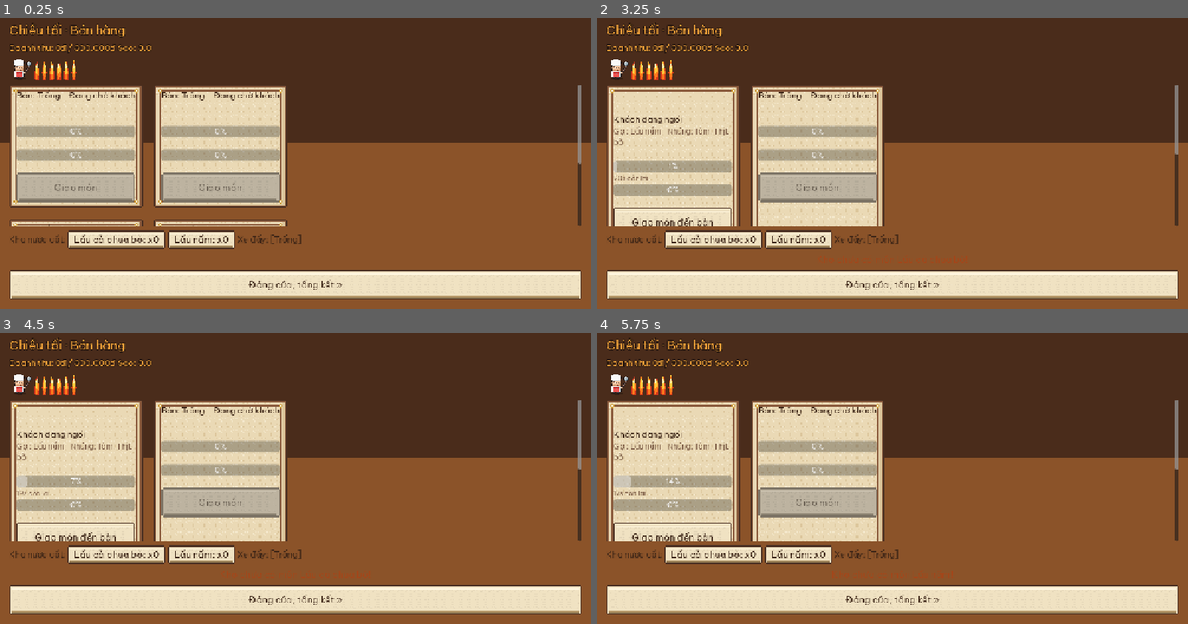
Above: before the commit, frames 1-4 (two rows, left to right).
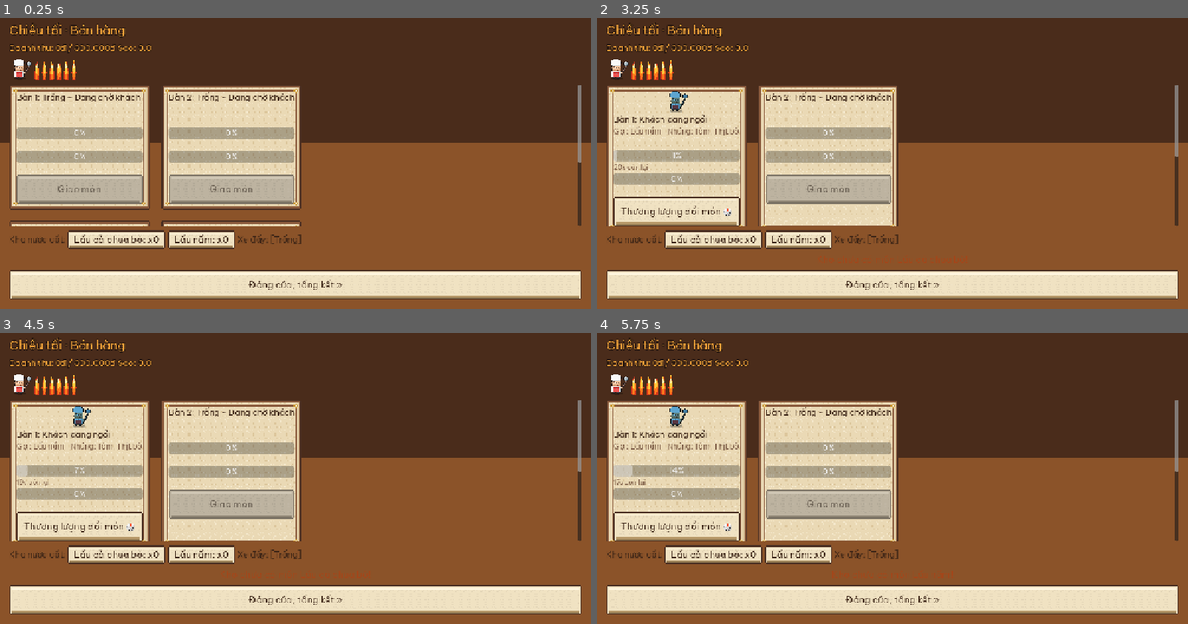
Above: after the commit, the same moments.

Repository: Znoywho/HotPot_SUNSUT
Game: Godot game, scene res://scenes/sell/sell_phase.tscn
Same seed, same stepped clock (60 frames per second), same inputs: the game is played once before the commit and once after it. This scene is started directly instead of the project's main scene.
Inputs:
- Up to frame 1 (0.25 s): no input
- Up to frame 2 (3.25 s): click "Lẩu cà chua bò: x0" at 0.5 s; click "Lẩu nấm: x0" at 1.25 s; click "Đóng cửa, tổng kết »" at 2 s; click "Lẩu cà chua bò: x0" at 2.75 s
- Up to frame 3 (4.5 s): click "Giao món đến bàn" (after the commit: "Thương lượng đổi món 🎲") at 3.5 s; click "Giao món đến bàn" (after the commit: "Thương lượng đổi món 🎲") at 4.25 s
- Up to frame 4 (5.75 s): click "Lẩu nấm: x0" at 5 s

The runs differ from the first frame. In frame 1, 8.5% of the frame differs, in the area x 1-99%, y 23-72%; in frame 2, 9.9%; in frame 3, 9.9%, in the area x 2-99%, y 23-72%; in frame 4, 9.9%.

Commit message:
fix(sell): gan texture cho khach, noi lau soi va gan mau ao khach theo ban

Diff:
--- a/scenes/sell/sell_phase.gd
+++ b/scenes/sell/sell_phase.gd
@@ -160,11 +160,31 @@
 		var vbox := VBoxContainer.new()
 		card.add_child(vbox)
 
+		var table_art_row := HBoxContainer.new()
+		table_art_row.alignment = BoxContainer.ALIGNMENT_CENTER
+		table_art_row.add_theme_constant_override("separation", 8)
+		vbox.add_child(table_art_row)
+
 		var char_rect := TextureRect.new()
 		char_rect.custom_minimum_size = Vector2(48, 48)
+		char_rect.texture = load("res://assets/sprites/characters/player.png")
 		char_rect.stretch_mode = TextureRect.STRETCH_KEEP_ASPECT_CENTERED
 		char_rect.visible = false
-		vbox.add_child(char_rect)
+		table_art_row.add_child(char_rect)
+
+		var pot_rect := TextureRect.new()
+		pot_rect.custom_minimum_size = Vector2(36, 36)
+		pot_rect.texture = load("res://assets/sprites/ui/broth_pot.png")
+		pot_rect.stretch_mode = TextureRect.STRETCH_KEEP_ASPECT_CENTERED
+		pot_rect.visible = false
+		table_art_row.add_child(pot_rect)
+
+		var smoke_rect := TextureRect.new()
+		smoke_rect.custom_minimum_size = Vector2(28, 28)
+		smoke_rect.texture = load("res://assets/sprites/fx/smoke.png")
+		smoke_rect.stretch_mode = TextureRect.STRETCH_KEEP_ASPECT_CENTERED
+		smoke_rect.visible = false
+		table_art_row.add_child(smoke_rect)
 
 		var status := HuntUI.label("", 18, HuntUI.INK)
 		vbox.add_child(status)
@@ -187,16 +207,6 @@
 		vbox.add_child(eat_bar)
 		var eat_time_lbl := HuntUI.label("", 14, HuntUI.INK_SOFT)
 		vbox.add_child(eat_time_lbl)
-
-		var pot_rect := TextureRect.new()
-		pot_rect.custom_minimum_size = Vector2(32, 32)
-		pot_rect.visible = false
-		vbox.add_child(pot_rect)
-
-		var smoke_rect := TextureRect.new()
-		smoke_rect.custom_minimum_size = Vector2(32, 32)
-		smoke_rect.visible = false
-		vbox.add_child(smoke_rect)
 
 		var serve_btn := HuntUI.button("Giao món đến bàn")
 		serve_btn.pressed.connect(_serve_table.bind(table))
@@ -408,7 +418,8 @@
 		var btn := _inventory_buttons[i]
 		var broth := Database.get_broth(id)
 		btn.text = "%s: x%d" % [broth.display_name if broth else id, GameState.get_broth_count(id)]
-	for ui in _table_ui:
+	for i in _table_ui.size():
+		var ui = _table_ui[i]
 		var table: TableNode = ui["table"]
 		var status: Label = ui["status"]
 		var order_lbl: Label = ui["order"]
@@ -421,8 +432,9 @@
 		var pot_rect: TextureRect = ui["pot"]
 		var smoke_rect: TextureRect = ui["smoke"]
 		var vip: Label = ui["vip"]
+		var customer_colors := [Color("5fa8d3"), Color("f28482"), Color("84a59d"), Color("f6bd60")]
 		if table.state == TableNode.State.EMPTY:
-			status.text = "Bàn: Trống - Đang chờ khách"
+			status.text = "Bàn %d: Trống - Đang chờ khách" % (i + 1)
 			order_lbl.text = ""
 			wait_bar.value = 0
 			wait_time_lbl.text = ""
@@ -436,7 +448,7 @@
 			vip.text = ""
 		elif table.state == TableNode.State.WAITING_ORDER:
 			var broth := Database.get_broth(table.order_broth_id)
-			status.text = "Khách đang ngồi"
+			status.text = "Bàn %d: Khách đang ngồi" % (i + 1)
 			var side_names: Array[String] = []
 			for id in table.side_items:
 				side_names.append(GameState.item_display_name(id))
@@ -447,15 +459,24 @@
 			eat_bar.value = 0
 			eat_time_lbl.text = ""
 			serve_btn.disabled = false
-			serve_btn.text = "Giao món đến bàn"
+			var has_stock := GameState.get_broth_count(table.order_broth_id) > 0 or cart.carrying_broth_id == table.order_broth_id
+			if not has_stock and table.customer and not table.customer.has_meta("negotiated"):
+				serve_btn.text = "Thương lượng đổi món 🎲"
+			else:
+				serve_btn.text = "Giao món đến bàn"
 			char_rect.visible = true
-			char_rect.modulate = Color(1, 1, 1)
+			if table.special == "critic":
+				char_rect.modulate = Color("c77dff")
+			elif table.special == "michelin":
+				char_rect.modulate = Color("ffd166")
+			else:
+				char_rect.modulate = customer_colors[i % customer_colors.size()]
 			pot_rect.visible = false
 			smoke_rect.visible = false
 			vip.text = preload("res://scenes/sell/sell_events.gd").tag(table.special) if table.special != "" else ""
 		elif table.state == TableNode.State.EATING:
 			var broth := Database.get_broth(table.order_broth_id)
-			status.text = "Khách đang thưởng thức lẩu..."
+			status.text = "Bàn %d: Khách đang ăn lẩu..." % (i + 1)
 			order_lbl.text = broth.display_name if broth else table.order_broth_id
 			wait_bar.value = 100
 			wait_time_lbl.text = ""
